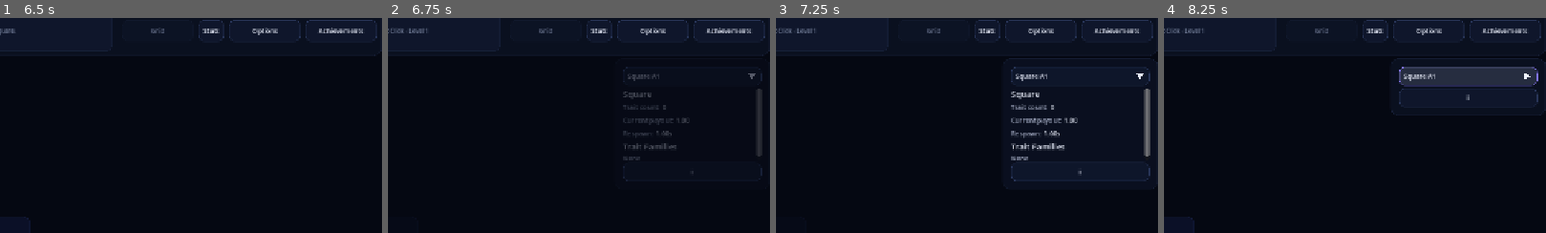
Above: before the commit, frames 1-4 (left to right).
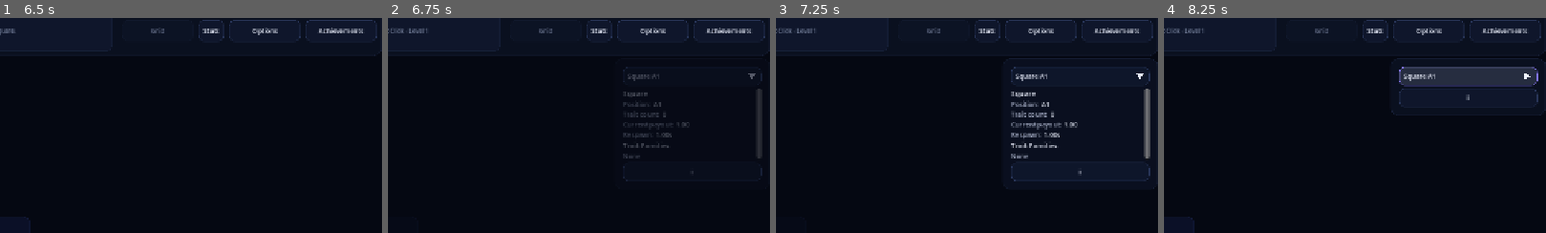
Above: after the commit, the same moments.

Repository: franciscoCapa27/Squared_2
Game: Godot game, scene res://scenes/main/Main.tscn
Two runs of this game, one before a commit and one after it. Both use one fixed random seed, a clock stepped at 60 frames per second and the inputs below.
Inputs (mouse positions are % of the whole screen's width and height, from its top left):
- Up to frame 1 (6.5 s): click "Stats" at 0.5 s; click "Grid" at 1.25 s; click "Achievements" at 2 s; click (25, 24) at 2.75 s; click (31, 24) at 3.52 s; click (38, 24) at 4.27 s; click "Track achievement" at 5 s; click "Grid" at 5.75 s
- Up to frame 2 (6.75 s): click (50, 56) at 6.5 s
- Up to frame 3 (7.25 s): no input
- Up to frame 4 (8.25 s): click "Achievements" at 7.25 s; click "Square A1" at 8 s
The pictures show only the part of the screen within x 49-99%, y 4-54%; the shares and areas given below are measured in that part.

Frame 1 is identical in both runs. In frame 2, 0.9% of the frame differs, in the area x 61-98%, y 34-67%; in frame 3, 1.7%; in frame 4, nothing differs.

Commit message:
ui: compress and color Square Details

Diff:
--- a/squared-2/scripts/ui/square_details_panel.gd
+++ b/squared-2/scripts/ui/square_details_panel.gd
@@ -21,6 +21,7 @@
 	add_theme_stylebox_override("panel", ThemeSystem.make_panel_style())
 	ThemeLayoutHelper.apply_dense_margin(side_margin, "inner_margin")
 	ThemeLayoutHelper.apply_dense_box_separation(side_v_box, "section_gap")
+	details_content.add_theme_constant_override("separation", 1)
 
 
 func _on_theme_changed() -> void:
@@ -78,6 +79,7 @@
 func _rebuild_details(square_data: SquareData) -> void:
 	_clear_details_content()
 	_add_section_title("Square")
+	_add_detail_row("Position", square_data.coordinate)
 	_add_detail_row(
 		"Trait count",
 		NumberFormatter.integer_amount(square_data.get_trait_count())
@@ -113,6 +115,11 @@
 	var section_title: Label = Label.new()
 	section_title.text = title_text
 	ThemeTextHelper.apply_panel_title(section_title)
+	section_title.add_theme_font_size_override(
+		"font_size",
+		ThemeSystem.get_compact_font_size("panel_title")
+	)
+	section_title.custom_minimum_size.y = 18.0
 	details_content.add_child(section_title)
 
 
@@ -121,7 +128,7 @@
 	value_text: String
 ) -> void:
 	var row: HBoxContainer = HBoxContainer.new()
-	row.custom_minimum_size.y = 20.0
+	row.custom_minimum_size.y = 16.0
 	row.add_theme_constant_override("separation", 4)
 	details_content.add_child(row)
 
@@ -139,10 +146,22 @@
 
 
 func _add_family_summary(family_info: Dictionary) -> void:
-	var family_label: Label = Label.new()
-	family_label.text = family_info["title"]
-	family_label.size_flags_horizontal = Control.SIZE_EXPAND_FILL
-	ThemeTextHelper.apply_body_label(family_label)
+	var family_label: RichTextLabel = RichTextLabel.new()
+	family_label.bbcode_enabled = true
+	family_label.fit_content = true
+	family_label.scroll_active = false
+	family_label.mouse_filter = Control.MOUSE_FILTER_IGNORE
+	family_label.custom_minimum_size.y = 16.0
+	ThemeTextHelper.apply_detail_rich_text(family_label)
+	family_label.add_theme_font_size_override(
+		"normal_font_size",
+		ThemeSystem.get_compact_font_size("detail")
+	)
+	family_label.add_theme_font_size_override(
+		"bold_font_size",
+		ThemeSystem.get_compact_font_size("detail")
+	)
+	family_label.text = _build_family_summary_text(family_info)
 	details_content.add_child(family_label)
 
 
@@ -170,29 +189,99 @@
 			int(family_info["max_rarity"]),
 			int(trait_iter.definition.rarity)
 		)
-		var effects: Array[String] = []
+		var effects: Array[Dictionary] = []
 		for effect_variant: Variant in family_info["effects"] as Array:
-			effects.append(str(effect_variant))
-		for effect_line: String in trait_iter.get_effect_summary_lines():
-			if not effects.has(effect_line):
-				effects.append(effect_line)
+			effects.append(effect_variant as Dictionary)
+		for effect_entry: Dictionary in _get_effect_entries(trait_iter):
+			var is_duplicate: bool = false
+			for existing_effect: Dictionary in effects:
+				if str(existing_effect["text"]) == str(effect_entry["text"]):
+					is_duplicate = true
+					break
+			if not is_duplicate:
+				effects.append(effect_entry)
 		family_info["effects"] = effects
 		family_groups[family_key] = family_info
 
 	var result: Array[Dictionary] = []
 	for family_key: String in family_groups.keys():
 		var family_info: Dictionary = family_groups[family_key]
-		var title: String = "%s %s (%s)" % [
-			family_info["display_name"],
-			_to_roman(int(family_info["count"])),
-			TraitDefinition.rarity_name_from_value(int(family_info["max_rarity"])).to_lower()
+		result.append({
+			"display_name": family_info["display_name"],
+			"count": int(family_info["count"]),
+			"max_rarity": int(family_info["max_rarity"]),
+			"effects": family_info["effects"]
+		})
+
+	return result
+
+
+func _build_family_summary_text(family_info: Dictionary) -> String:
+	var rarity_name: String = TraitDefinition.rarity_name_from_value(
+		int(family_info["max_rarity"])
+	)
+	var title: String = "%s %s (%s)" % [
+		family_info["display_name"],
+		_to_roman(int(family_info["count"])),
+		rarity_name.to_lower()
+	]
+	var lines: Array[String] = [
+		"[color=%s][b]%s[/b][/color]" % [
+			ThemeTextHelper.get_rarity_color_hex(rarity_name),
+			title
 		]
-
-		result.append({
-			"title": title
+	]
+
+	for effect_entry: Dictionary in family_info["effects"] as Array:
+		var effect_color: String = _get_effect_color_hex(bool(effect_entry["beneficial"]))
+		lines.append("[color=%s]• %s[/color]" % [effect_color, effect_entry["text"]])
+
+	return "\n".join(lines)
+
+
+func _get_effect_entries(trait_iter: TraitInstance) -> Array[Dictionary]:
+	var entries: Array[Dictionary] = []
+	var summary_lines: Array[String] = trait_iter.get_effect_summary_lines()
+	var summary_index: int = 0
+
+	for effect_iter: EffectComponent in trait_iter.get_effective_components():
+		if effect_iter == null or effect_iter.effect_type != EffectComponent.EffectType.STAT_MODIFIER:
+			continue
+
+		if summary_index >= summary_lines.size():
+			break
+
+		entries.append({
+			"text": summary_lines[summary_index],
+			"beneficial": _is_effect_beneficial(effect_iter, trait_iter.get_effect_value(effect_iter))
 		})
-
-	return result
+		summary_index += 1
+
+	return entries
+
+
+func _is_effect_beneficial(effect_iter: EffectComponent, effect_value: float) -> bool:
+	var higher_is_better: bool = effect_iter.target_stat != "respawn_time"
+	var direction: float = 0.0
+
+	match effect_iter.operation:
+		EffectComponent.Operation.ADD:
+			direction = effect_value
+		EffectComponent.Operation.SUBTRACT:
+			direction = -effect_value
+		EffectComponent.Operation.MULTIPLY:
+			direction = effect_value - 1.0
+		EffectComponent.Operation.DIVIDE:
+			direction = 1.0 - effect_value
+		EffectComponent.Operation.OVERRIDE:
+			direction = effect_value - 1.0
+
+	return direction > 0.0 if higher_is_better else direction < 0.0
+
+
+func _get_effect_color_hex(beneficial: bool) -> String:
+	var color: Color = ThemeSystem.get_color("success" if beneficial else "danger")
+	return color.to_html(false)
 
 
 func _get_square_help_detail(square_data: SquareData) -> String:
